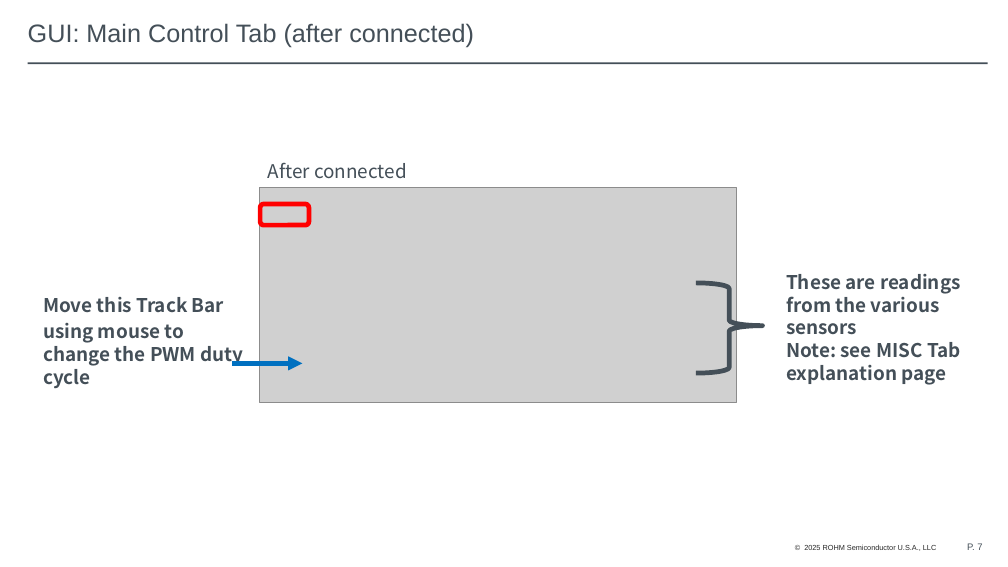
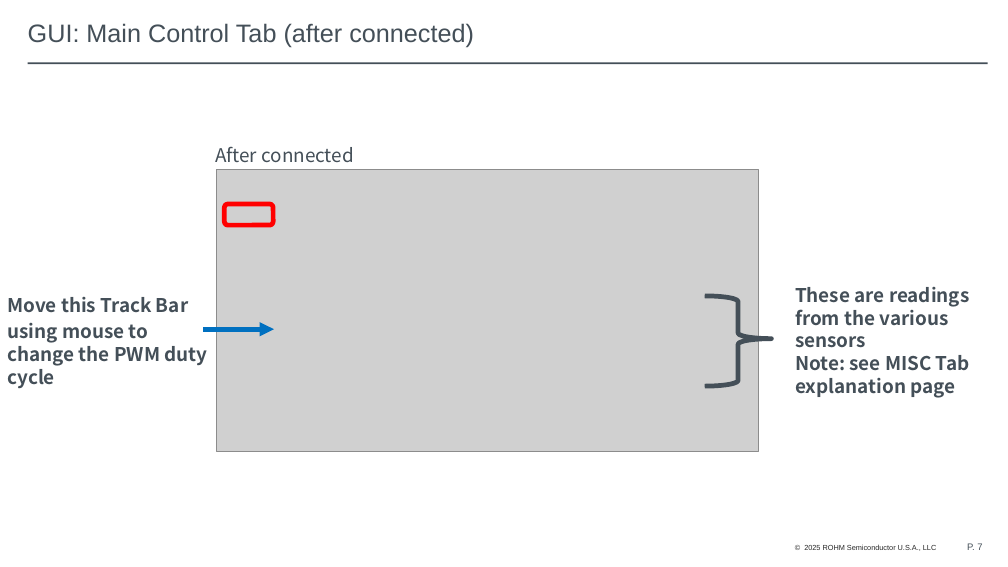
Before and after one commit to mvanocht/BLDC_Pump, a slide deck: slide 7 of Water Pump Demo Arduino and Gui instructions.pptx. Drawn at 1008x567 pixels with LibreOffice and Linux fonts; fonts in the diff are those of the drawing; grey boxes stand for pictures; background and template pictures are left out. Boxes give left, top, right and bottom in pixels: in the first picture for what was removed or moved away, otherwise in the second. Text is boxed around its words. In the diff, an @@ line names an element or a change of style, - is before the commit and + after.

```diff
--- a/Water Pump Demo Arduino and Gui instructions.pptx
+++ b/Water Pump Demo Arduino and Gui instructions.pptx
@@ text "After connected": place and size @@
-text "After connected" at box(268, 163, 407, 178)
+text "After connected" at box(215, 147, 354, 162)
@@ picture: place and size @@
-picture at box(259, 188, 737, 403)
+picture at box(216, 169, 758, 451)
@@ rounded rectangle: place and size @@
-rounded rectangle at box(260, 204, 309, 225)
+rounded rectangle at box(225, 204, 274, 225)
@@ text "Move this Track Bar": place and size @@
-text "Move this Track Bar" at box(43, 297, 243, 388)
+text "Move this Track Bar" at box(7, 297, 208, 388)
@@ right brace: place and size @@
-right brace at box(696, 283, 762, 373)
+right brace at box(705, 296, 771, 386)
@@ text "These are readings from the ...": place and size @@
-text "These are readings from the ..." at box(786, 274, 961, 385)
+text "These are readings from the ..." at box(795, 287, 970, 398)
@@ arrow moved from (231, 364) - (302, 364) to (203, 329) - (274, 329) @@
```
Also in this commit, not shown: 2 other slides changed, 2 other files.
